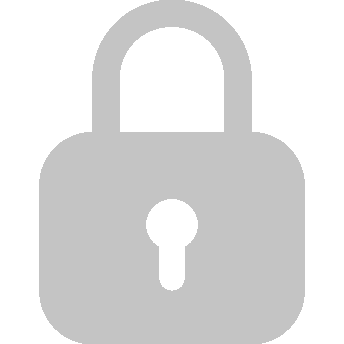
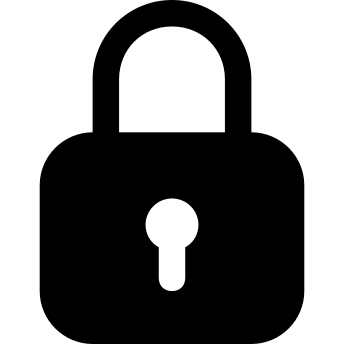
Before/after of a 344x344 layered artwork. What changed in the layer stack:
hid "Слой 0 копия" over [39, 0, 305, 344]
showed "Слой 0" over [39, 0, 305, 344]
